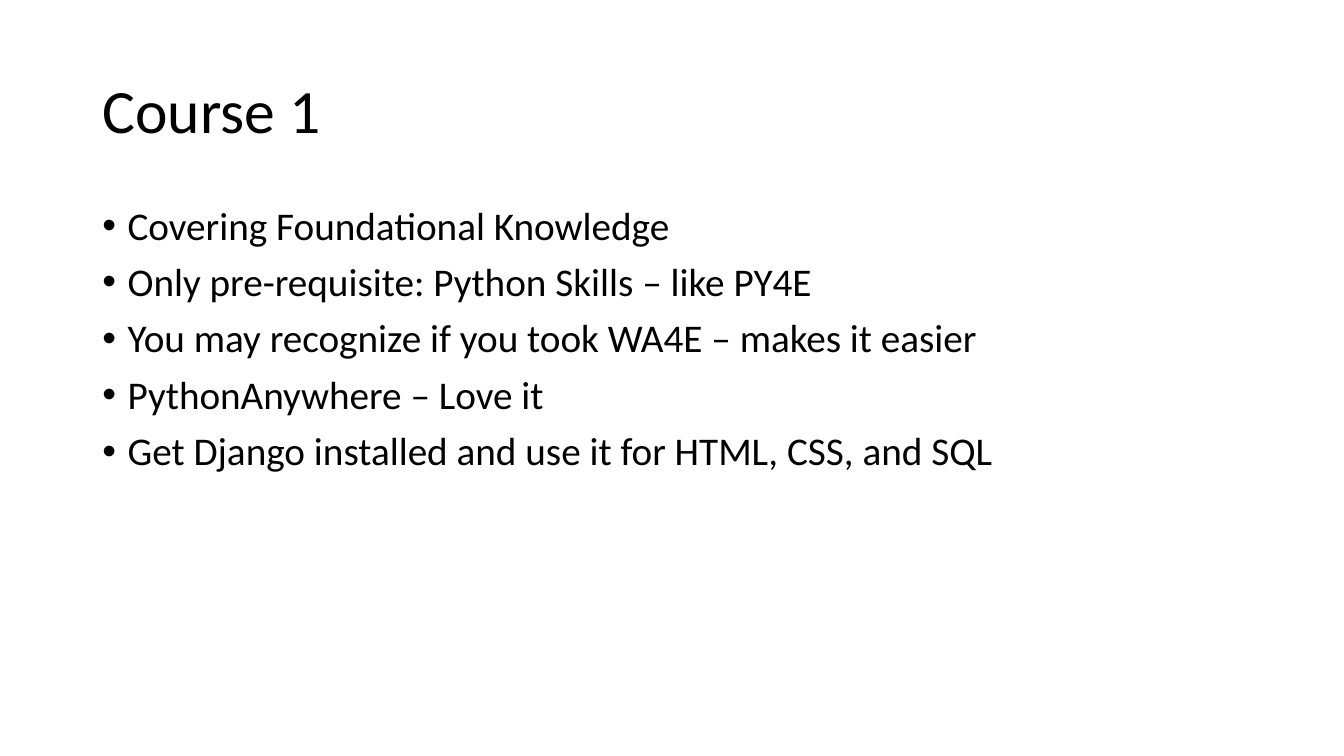
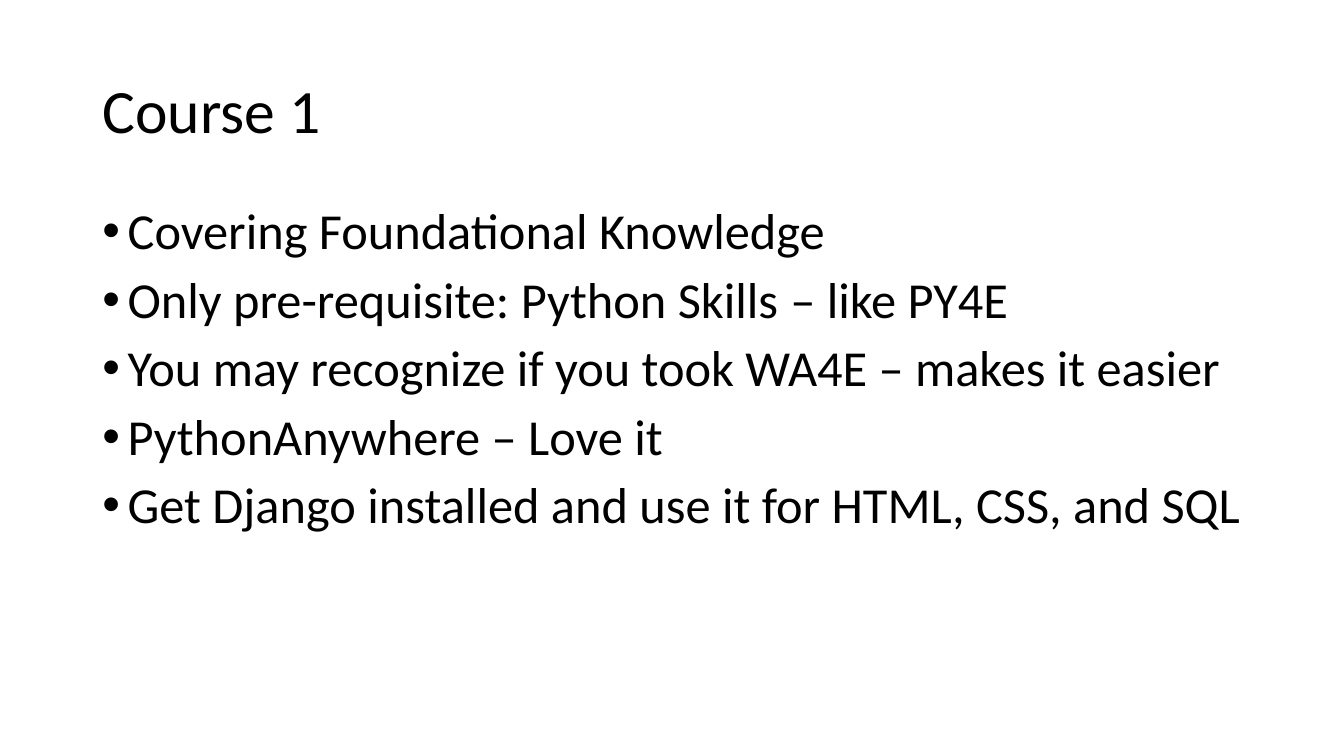
Before and after one commit to csev/dj4e, a slide deck: slide 2 of lectures/DJ-00-MOOC-Welcome.pptx. Drawn at 1344x756 pixels with LibreOffice and Linux fonts; fonts in the diff are those of the drawing. Boxes give left, top, right and bottom in pixels: in the first picture for what was removed or moved away, otherwise in the second. Text is boxed around its words. In the diff, an @@ line names an element or a change of style, - is before the commit and + after.

```diff
--- a/lectures/DJ-00-MOOC-Welcome.pptx
+++ b/lectures/DJ-00-MOOC-Welcome.pptx
@@ text "Covering Foundational Knowledge" at bbox=[128, 214, 1240, 532]: size 28 to 36 pt @@
```
Also in this commit, not shown: 3 other slides changed, 1 other file.
